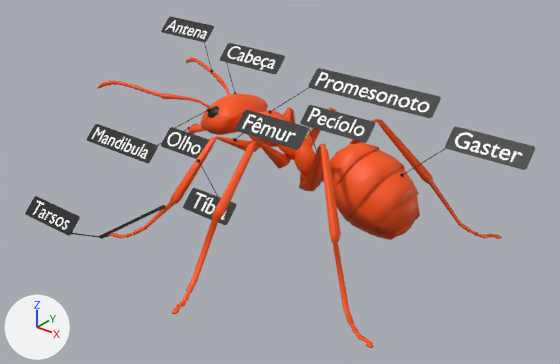
An edit to the OBJ model model/formiga_vista_cima.obj, drawn before and after from the same camera.
Camera for both pictures: a 50 mm lens placed at (3.03, -3.94, 2.84), pointed at (-0.07, -0.06, 0.43). Lighting does not change. The marker at lower left points along +X, +Y and +Z. Where no turn or scale is listed for an object, it has been applied to the vertices. Vertices at the same position are counted once.

Script lines for the objects in view, before the commit:
```python
ob_cylinder_001 = bpy.data.objects.new('Cylinder.001', me_cylinder_001)
ob_cylinder_001.location = (0.0, 0.0, 0.0)
ob_cylinder_006 = bpy.data.objects.new('Cylinder.006', me_cylinder_006)
ob_cylinder_006.location = (0.0, 0.0, 0.0)
ob_cylinder_007 = bpy.data.objects.new('Cylinder.007', me_cylinder_007)
ob_cylinder_007.location = (0.0, 0.0, 0.0)
ob_cylinder_008_cylinder_009 = bpy.data.objects.new('Cylinder.008_Cylinder.009', me_cylinder_008_cylinder_009)
ob_cylinder_008_cylinder_009.location = (0.0, 0.0, 0.0)
ob_cylinder_010 = bpy.data.objects.new('Cylinder.010', me_cylinder_010)
ob_cylinder_010.location = (0.0, 0.0, 0.0)
ob_cylinder_011 = bpy.data.objects.new('Cylinder.011', me_cylinder_011)
ob_cylinder_011.location = (0.0, 0.0, 0.0)
ob_formica__mesh_0_001 = bpy.data.objects.new('Formica._Mesh_0.001', me_formica__mesh_0_001)
ob_formica__mesh_0_001.location = (0.0, 0.0, 0.0)
ob_plane_008_plane_009 = bpy.data.objects.new('Plane.008_Plane.009', me_plane_008_plane_009)
ob_plane_008_plane_009.location = (0.0, 0.0, 0.0)
ob_plane_010_plane_011 = bpy.data.objects.new('Plane.010_Plane.011', me_plane_010_plane_011)
ob_plane_010_plane_011.location = (0.0, 0.0, 0.0)
# also in view: 'Plane.009_Plane.010' at (1.29, 0.28, 0.95); 'Text.008_label1.009' at (0.43, 0.28, 1.12); 'Plane.006' at (-0.66, -0.4, 0.69); 'Plane.001' at (-0.64, 0.31, 1.14); 'Plane.002' at (0.11, -0.38, 0.98)
```
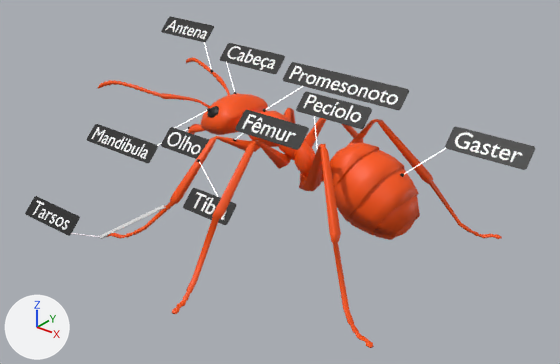
Boxes (x1, y1, x2, y2) around the edits, measured in the pictures (560 x 364 px):
'Plane.008_Plane.009', mesh moved
    before: (308, 68, 441, 118)
    after: (283, 62, 409, 110)
'Plane.010_Plane.011', mesh moved
    before: (300, 105, 375, 143)
    after: (296, 91, 372, 129)
'Text.008_label1.009', mesh moved
    before: (315, 72, 429, 112)
    after: (289, 66, 398, 105)
'Text.010_label1.011', mesh moved
    before: (307, 108, 365, 136)
    after: (303, 94, 361, 122)
'Cylinder.008_Cylinder.009', surface changed
    both: (263, 86, 309, 113)
'Cylinder.010', surface changed
    both: (401, 148, 446, 177)
'Cylinder.011', surface changed
    both: (308, 116, 318, 152)
'Cylinder.007', surface changed
    both: (197, 159, 218, 197)
'Cylinder.006', surface changed
    both: (175, 108, 210, 128)
'Cylinder.001', surface changed
    both: (226, 62, 237, 94)
'Cylinder.009_Cylinder.020', surface changed
    both: (204, 42, 213, 72)
'Cylinder.002', surface changed
    both: (233, 133, 244, 141)
'Cylinder.005', surface changed
    both: (157, 127, 190, 146)
part 3 of me_tarsos_text_001, recoloured
    both: (100, 205, 166, 239)

What the commit changed:
In material 'Material.008' (mat_material_008), emission_strength is now set to 1.0.
Material 'Material.003' (mat_material_003) is new.
Its base color is (0.8, 0.8, 0.8) (white #e7e7e7).
Its roughness is 0.526.
Material 'Material.004' (mat_material_004) is new.
Its base color is (0.996, 0.933, 1.0) (white #fff7ff).
Its roughness is 0.526.
me_plane_008_plane_009 has 60 vertices, 32 faces and spans x -0.055..0.917, y 0.223..0.34, z 1.062..1.179.
me_plane_008_plane_009 is used by ob_plane_008_plane_009; location (0.0, 0.0, 0.0).
me_plane_008_plane_009 part 1: the whole mesh is moved by (-0.23, 0.0, 0.0).
me_plane_010_plane_011 has 60 vertices, 32 faces and spans x -0.071..0.488, y 0.156..0.273, z 0.804..0.921.
me_plane_010_plane_011 is used by ob_plane_010_plane_011; location (0.0, 0.0, 0.0).
me_plane_010_plane_011 part 2: the whole mesh is moved by (0.0, -0.05, 0.114).
me_tarsos_text_001 has 630 vertices, 873 faces, 2 loose edges and spans x -1.225..-0.548, y -1.064..-0.718, z 0.039..0.363.
me_tarsos_text_001 is used by ob_tarsos_text_001; location (0.0, 0.0, 0.0).
me_tarsos_text_001 part 3: 839 faces spanning x -0.944..-0.548, y -1.023..-0.718, z 0.083..0.363 switch from mat_material_005 (black #000000) to mat_material_003 (white #e7e7e7).
me_tarsos_text_001 now uses material mat_material_004 (white #fff7ff).
me_text_008_label1_009 has 1900 vertices, 2830 faces and spans x -0.004..0.871, y 0.239..0.322, z 1.08..1.164.
me_text_008_label1_009 is used by ob_text_008_label1_009; location (0.0, 0.0, 0.0).
me_text_008_label1_009 part 4: the whole mesh is moved by (-0.23, 0.0, 0.0).
me_text_010_label1_011 has 914 vertices, 1355 faces and spans x -0.021..0.437, y 0.177..0.261, z 0.828..0.911.
me_text_010_label1_011 is used by ob_text_010_label1_011; location (0.0, 0.0, 0.0).
me_text_010_label1_011 part 5: the whole mesh is moved by (0.0, -0.05, 0.114).
